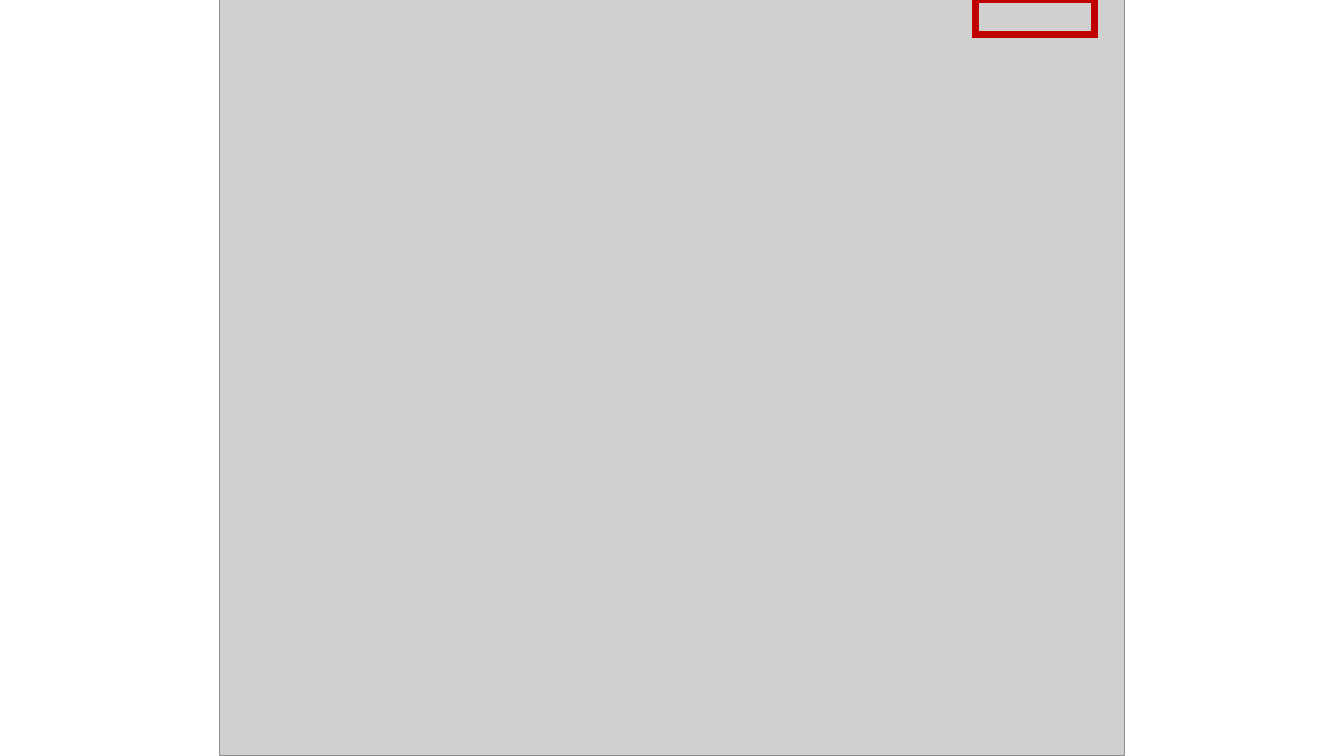
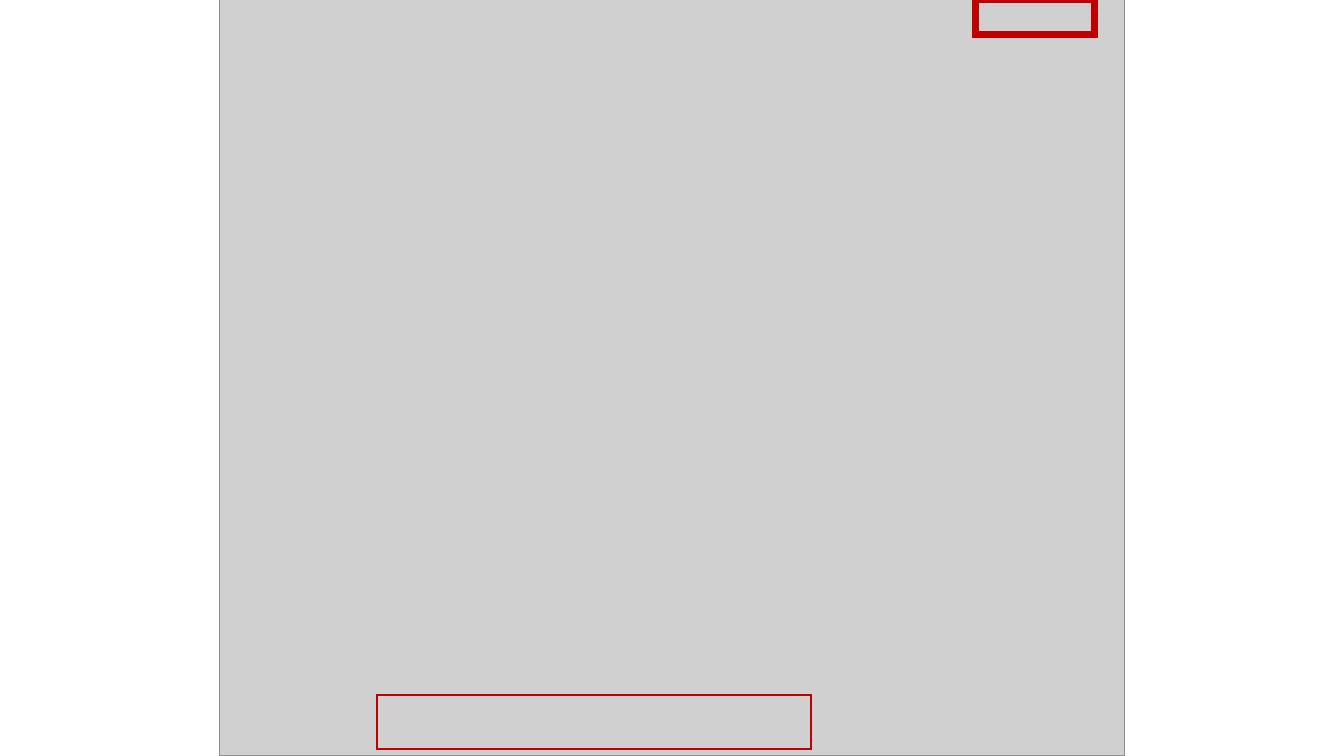
Before and after one commit to gothic-hedge-society/fintech.trading.competition, a slide deck: slide 4 of inst/thumbnails and templates/signing up.pptx. Drawn at 1344x756 pixels with LibreOffice and Linux fonts; fonts in the diff are those of the drawing; grey boxes stand for pictures. Boxes give left, top, right and bottom in pixels: in the first picture for what was removed or moved away, otherwise in the second. Text is boxed around its words. In the diff, an @@ line names an element or a change of style, - is before the commit and + after.

```diff
--- a/inst/thumbnails and templates/signing up.pptx
+++ b/inst/thumbnails and templates/signing up.pptx
@@ rectangle added at (377,696,812,750), outline #C00000 1.5 pt @@
```
Also in this commit, not shown: 1 other slide changed, 2 slides added, 2 slides removed.
